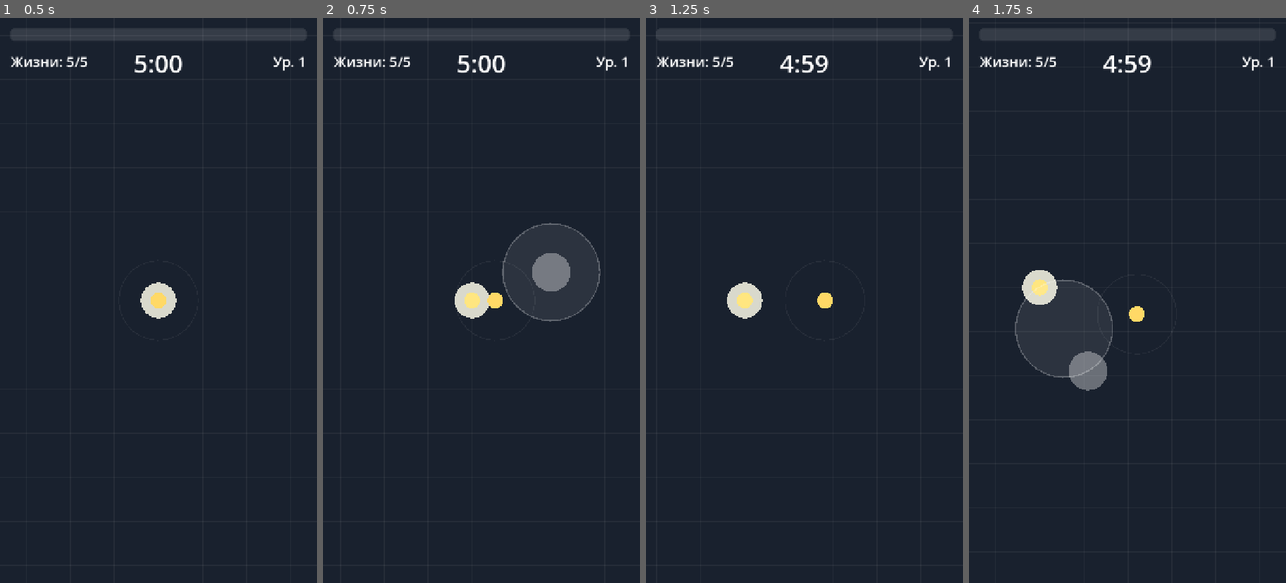
Above: before the commit, frames 1-4 (left to right).
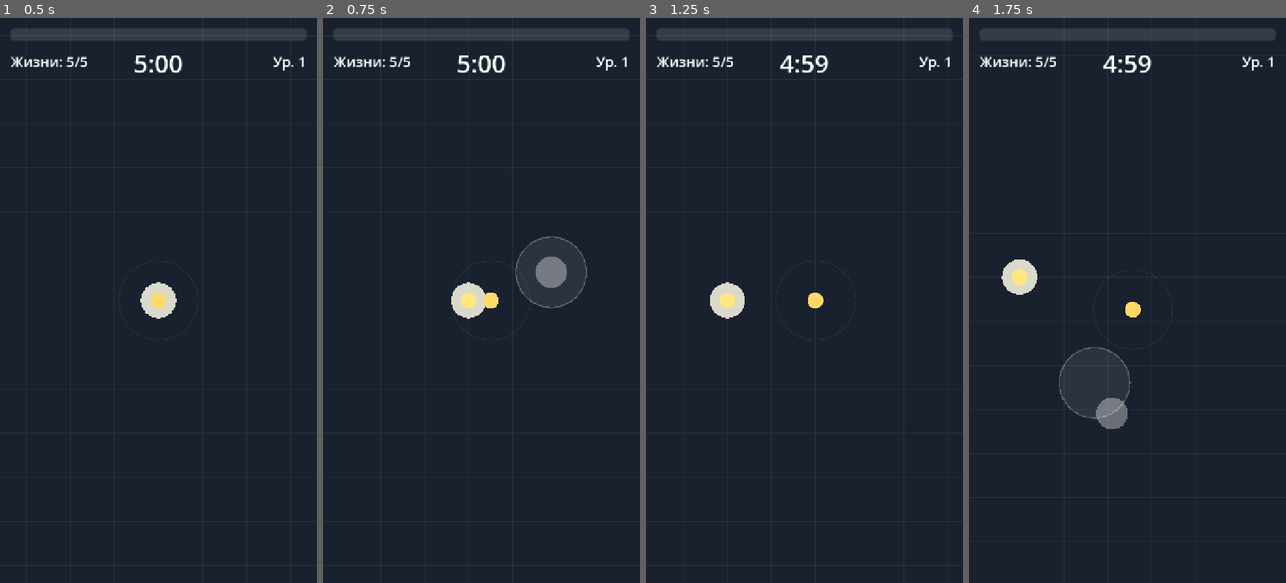
Above: after the commit, the same moments.

Repository: Kiryushaboy/last-lighthouse
Game: Godot game, scene res://scenes/main.tscn
Same seed, same stepped clock (60 frames per second), same inputs: the game is played once before the commit and once after it.
Inputs (mouse positions are in pixels of both pictures, inside the frame that each line leads up to):
- Up to frame 1 (0.5 s): no input
- Up to frame 2 (0.75 s): tap Enter at 0.5 s; move the mouse to (551, 272) at 0.52 s; hold Right (ui_right) from 0.53 s (still down); tap 1 at 0.6 s; click (551, 272) at 0.67 s
- Up to frame 3 (1.25 s): keep holding Right (ui_right)
- Up to frame 4 (1.75 s): release Right (ui_right) at 1.25 s; drag from (1064, 328) to (1111, 413) at 1.27 s

Frame 1 is identical in both runs. In frame 2, 0.9% of the frame differs, in the area x 40-88%, y 36-56%; in frame 3, 0.9%; in frame 4, 2.6%, in the area x 10-65%, y 42-73%.

Commit message:
Отзывчивее управление: меньше радиус джойстика, мёртвая зона, быстрый разгон
Co-Authored-By: Claude Opus 5.5 <noreply@anthropic.com>
Claude-Session: https://claude.ai/code/session_01CyYNuSDLWbwWGusUQeB7SJ

Diff:
--- a/scenes/player.tscn
+++ b/scenes/player.tscn
@@ -15,3 +15,4 @@
 
 [node name="Camera2D" type="Camera2D" parent="."]
 position_smoothing_enabled = true
+position_smoothing_speed = 10.0
--- a/scripts/player.gd
+++ b/scripts/player.gd
@@ -9,7 +9,7 @@
 const BULLET_SCENE := preload("res://scenes/bullet.tscn")
 
 # Характеристики. Улучшения меняют их во время забега.
-@export var speed := 260.0
+@export var speed := 300.0
 @export var max_hp := 5
 @export var fire_interval := 0.45 ## секунд между выстрелами
 @export var damage := 1
@@ -37,7 +37,9 @@
 	var dir := joystick_vector
 	if dir == Vector2.ZERO:
 		dir = _keyboard_vector()
-	velocity = dir.limit_length(1.0) * speed
+	# Разгон и торможение за доли секунды: отзывчиво, но без рывков.
+	var target_velocity := dir.limit_length(1.0) * speed
+	velocity = velocity.move_toward(target_velocity, speed * 12.0 * delta)
 	move_and_slide()
 	position = position.clamp(arena_rect.position, arena_rect.end)
 
--- a/scripts/ui/joystick.gd
+++ b/scripts/ui/joystick.gd
@@ -4,7 +4,9 @@
 ## движение пальца задаёт направление. Мышь на ноутбуке работает так же,
 ## потому что в настройках включено «эмулировать касание мышью».
 
-@export var radius := 110.0
+@export var radius := 80.0  ## на сколько пикселей отвести палец для полной скорости
+@export var dead_zone := 0.08  ## мелкое дрожание пальца не двигает героя
+@export var full_speed_at := 0.6  ## при 60% отклонения уже полная скорость
 @export var active_from := 0.3  ## доля высоты экрана, ниже которой ловим касания
 
 var vector := Vector2.ZERO  ## от (-1,-1) до (1,1), читает Main
@@ -27,10 +29,24 @@
 	elif event is InputEventScreenDrag:
 		var drag := event as InputEventScreenDrag
 		if drag.index == _touch_index:
-			var offset := (drag.position - _base).limit_length(radius)
+			var offset := drag.position - _base
+			# Палец ушёл дальше радиуса: центр едет следом, чтобы
+			# смена направления не требовала тянуть палец назад.
+			if offset.length() > radius:
+				_base = drag.position - offset.normalized() * radius
+				offset = drag.position - _base
 			_knob = _base + offset
-			vector = offset / radius
+			vector = _shape(offset / radius)
 			queue_redraw()
+
+
+## Кривая отклика: мёртвая зона в центре, полная скорость уже к full_speed_at.
+func _shape(raw: Vector2) -> Vector2:
+	var amount := raw.length()
+	if amount < dead_zone:
+		return Vector2.ZERO
+	var t := clampf((amount - dead_zone) / (full_speed_at - dead_zone), 0.0, 1.0)
+	return raw.normalized() * t
 
 
 func reset() -> void:
@@ -44,4 +60,4 @@
 		return
 	draw_circle(_base, radius, Color(1, 1, 1, 0.08))
 	draw_arc(_base, radius, 0.0, TAU, 48, Color(1, 1, 1, 0.25), 3.0)
-	draw_circle(_knob, 44.0, Color(1, 1, 1, 0.35))
+	draw_circle(_knob, 36.0, Color(1, 1, 1, 0.35))
Not shown, changed: export_presets.cfg
